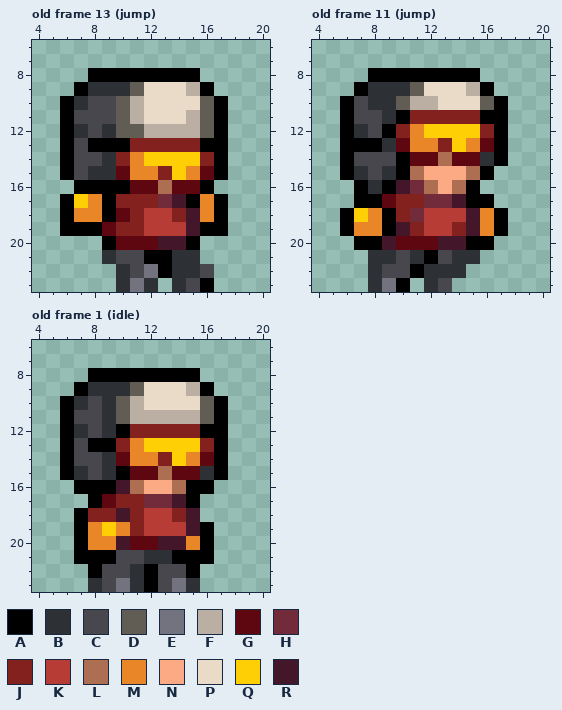
Two states of a pixel-art file, concept/art/hero.aseprite. Above is the file before it was changed.
24x24 pixels, 24 frames. Shown: old frame 13 (jump): x 4..20, y 6..23; old frame 11 (jump): x 4..20, y 6..23; old frame 1 (idle): x 4..20, y 6..23. The commit also changed other frames, which this record leaves out.
Palette (. is transparent): A #000000  B #2d3136  C #48474d  D #625d54  E #73737f  F #bbafa4  G #5e0711  H #712b3b  J #82211d  K #b63c35  L #ad6e51  M #e98627  N #fbaa84  P #eadbc9  Q #ffcf05  R #431729
Pixels before, old frame 13 (jump), first column x 6:
 8 ..AAAAAAAA..
 9 .ABBBDPPPFA.
10 ABCCDFPPPPDA
11 ACCCDFPPPFDA
12 ABCBDDFFFFDA
13 ACAAAJJJJJAA
14 ACCBJMQQQQJA
15 ACBBGMMJQMGA
16 .AAAAGGLGGA.
17 AQMAJJJHRAMA
18 AMMAGJKKJRMA
19 AAAGJJKKKRAA
20 ...AGGGRRA..
21 ...BCCAABB..
22 ....BCEABBC.
23 ....BEB.BCA.
Pixels before, old frame 11 (jump), first column x 6:
 8 ..AAAAAAAA..
 9 .ABBBDPPPFA.
10 ACBBDFFPPPDA
11 ACCBAJJJJJAA
12 ABCAJMQQQQJA
13 AAABGMMJQMGA
14 ACCCAGGLGGBA
15 ABCBALNNNLA.
16 .ABARHLNLA..
17 .AAGJJHHRAA.
18 AQMAJHKKKRMA
19 AMMARJKKJRMA
20 .AARGGGRRAA.
21 ..BBCBACBB..
22 ..BCCABBB...
23 ..BEA.BC....
Pixels before, old frame 1 (idle), first column x 6:
 8 ..AAAAAAAA..
 9 .ABBBDPPPFA.
10 ABCBDFPPPPDA
11 ACCBDFFFFFDA
12 ABCBAJJJJJAA
13 ACAAJMQQQQJA
14 ACCBGMMJQMGA
15 ABCBAGGLGGBA
16 .AAARLNNLAA.
17 ..AGJJHHRA..
18 .AJJRJKKJR..
19 .AMQMJKKKRA.
20 .AMMRGGRRMA.
21 .AAACCBBAAA.
22 ..ACCBACCA..
23 ..BCEBACEB..
The result:
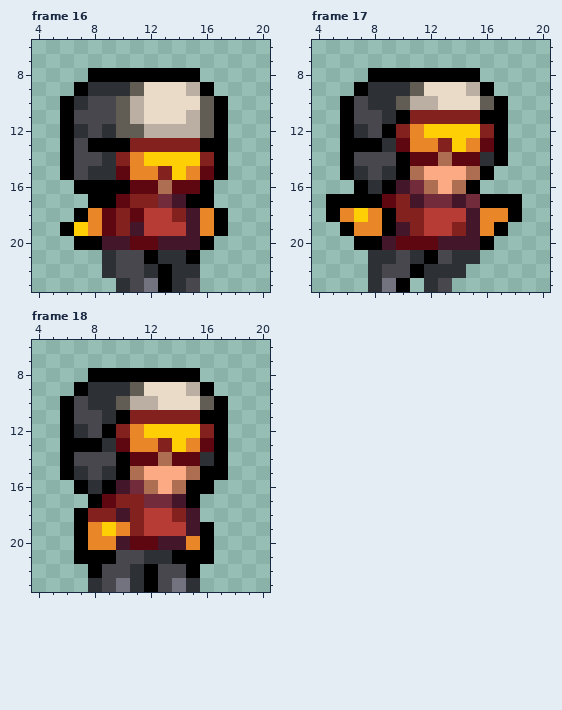
A new or re-ordered frame is compared with the old frame closest to it.
Change:
frames re-ordered
Changed rows in their new state; - is an unchanged pixel.
Frame 16 against old frame 13 (jump), layer "player":
first column x 6:
17 ..A-G-----A.
18 .A-GJG------
19 -QM--R----M-
20 -AARR----RA-
21 -------B-A--
22 ---BC-B---.-
23 -----CEA--.-
Frame 17 against old frame 11 (jump), layer "player":
first column x 5:
17 AA----R---H-AA
18 AM----J-----MA
20 ----------R---
Frame 18 against old frame 1 (idle), layer "player":
first column x 7:
10 CB---F----
11 ---AJJJJJA
12 --AJMQQQQJ
13 A-BG-MJ-MG
14 --CAGGLGGB
15 ----LNNNLA
16 -B--HL----
Changed places in both pictures, as pixel boxes (x1, y1, x2, y2):
changed: (60, 194, 228, 292)
changed: (326, 194, 354, 222)
changed: (410, 194, 522, 250)
changed: (74, 396, 214, 494)
